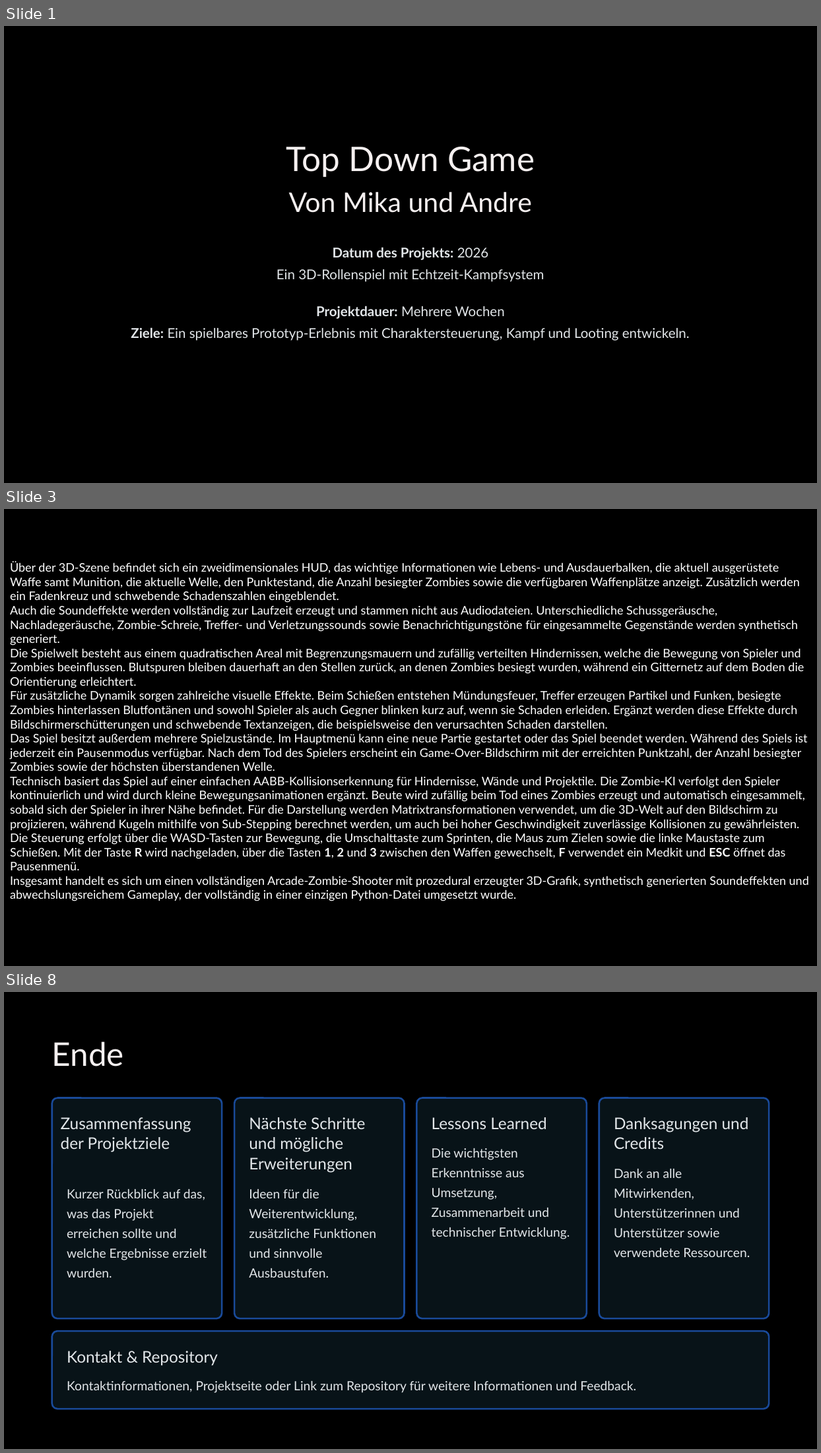
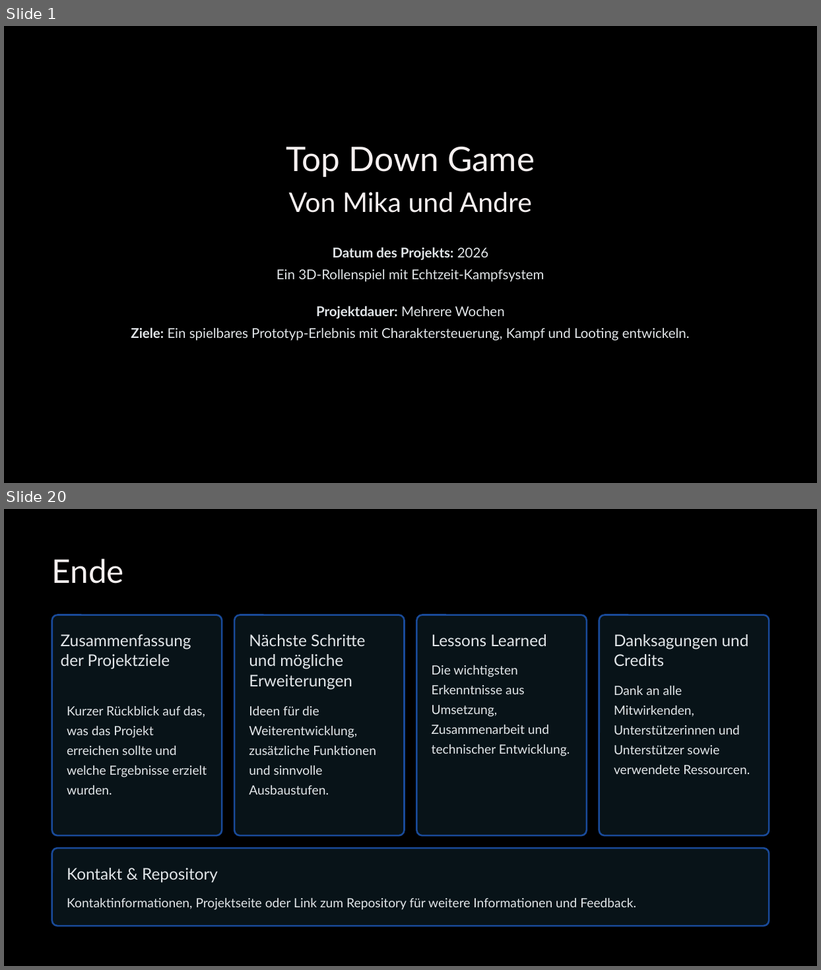
Before and after one commit to Spec06/Top-down-zombie-shooter, a slide deck: Präsi/Top-Down-Game.pptx. Shown one above the other, each under a label of ours: slides 1, 3 and 8 before the commit, slides 1 and 20 after it; the slides between them are not shown. The pictures are 821x1453 and 821x970 pixels, drawn with LibreOffice and Linux fonts; fonts in the diff are those of the drawing. Boxes give left, top, right and bottom in pixels: in the first picture for what was removed or moved away, otherwise in the second. Text is boxed around its words. In the diff, an @@ line names an element or a change of style, - is before the commit and + after.

```diff
--- a/Präsi/Top-Down-Game.pptx
+++ b/Präsi/Top-Down-Game.pptx
@@ slide 3 removed at [4,509,817,966], background #000000 @@
@@ text removed at [10,562,809,902] @@
-Über der 3D-Szene befindet sich ein zweidimensionales HUD, das wichtige Informationen wie Lebens- und Ausdauerbalken, die aktuell ausgerüstete Waffe samt Munition, die aktuelle Welle, den Punktestand, die Anzahl besiegter Zombies sowie die verfügbaren Waffenplätze anzeigt. Zusätzlich werden ein Fadenkreuz und schwebende Schadenszahlen eingeblendet.
-Auch die Soundeffekte werden vollständig zur Laufzeit erzeugt und stammen nicht aus Audiodateien. Unterschiedliche Schussgeräusche, Nachladegeräusche, Zombie-Schreie, Treffer- und Verletzungssounds sowie Benachrichtigungstöne für eingesammelte Gegenstände werden synthetisch generiert.
-Die Spielwelt besteht aus einem quadratischen Areal mit Begrenzungsmauern und zufällig verteilten Hindernissen, welche die Bewegung von Spieler und Zombies beeinflussen. Blutspuren bleiben dauerhaft an den Stellen zurück, an denen Zombies besiegt wurden, während ein Gitternetz auf dem Boden die Orientierung erleichtert.
-Für zusätzliche Dynamik sorgen zahlreiche visuelle Effekte. Beim Schießen entstehen Mündungsfeuer, Treffer erzeugen Partikel und Funken, besiegte Zombies hinterlassen Blutfontänen und sowohl Spieler als auch Gegner blinken kurz auf, wenn sie Schaden erleiden. Ergänzt werden diese Effekte durch Bildschirmerschütterungen und schwebende Textanzeigen, die beispielsweise den verursachten Schaden darstellen.
-Das Spiel besitzt außerdem mehrere Spielzustände. Im Hauptmenü kann eine neue Partie gestartet oder das Spiel beendet werden. Während des Spiels ist jederzeit ein Pausenmodus verfügbar. Nach dem Tod des Spielers erscheint ein Game-Over-Bildschirm mit der erreichten Punktzahl, der Anzahl besiegter Zombies sowie der höchsten überstandenen Welle.
-Technisch basiert das Spiel auf einer einfachen AABB-Kollisionserkennung für Hindernisse, Wände und Projektile. Die Zombie-KI verfolgt den Spieler kontinuierlich und wird durch kleine Bewegungsanimationen ergänzt. Beute wird zufällig beim Tod eines Zombies erzeugt und automatisch eingesammelt, sobald sich der Spieler in ihrer Nähe befindet. Für die Darstellung werden Matrixtransformationen verwendet, um die 3D-Welt auf den Bildschirm zu projizieren, während Kugeln mithilfe von Sub-Stepping berechnet werden, um auch bei hoher Geschwindigkeit zuverlässige Kollisionen zu gewährleisten.
-Die Steuerung erfolgt über die WASD-Tasten zur Bewegung, die Umschalttaste zum Sprinten, die Maus zum Zielen sowie die linke Maustaste zum Schießen. Mit der Taste R wird nachgeladen, über die Tasten 1, 2 und 3 zwischen den Waffen gewechselt, F verwendet ein Medkit und ESC öffnet das Pausenmenü.
-Insgesamt handelt es sich um einen vollständigen Arcade-Zombie-Shooter mit prozedural erzeugter 3D-Grafik, synthetisch generierten Soundeffekten und abwechslungsreichem Gameplay, der vollständig in einer einzigen Python-Datei umgesetzt wurde.
@@ what was slide 8 is now slide 20 @@
```
Also in this commit, not shown: 5 slides changed, 13 slides added, 58 other files.
